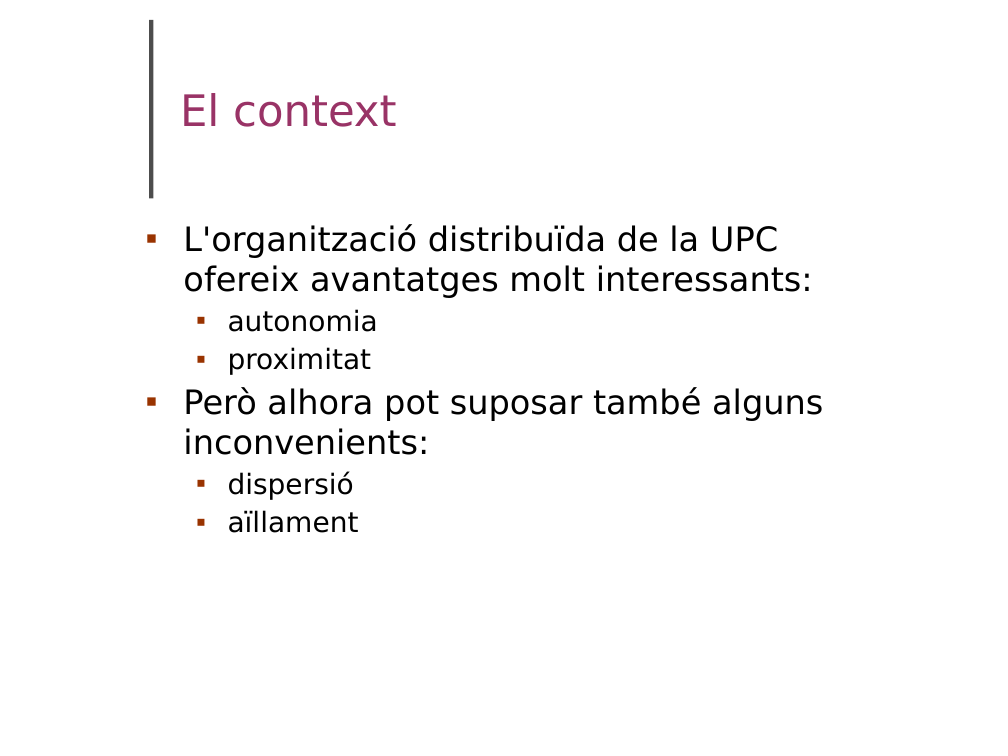
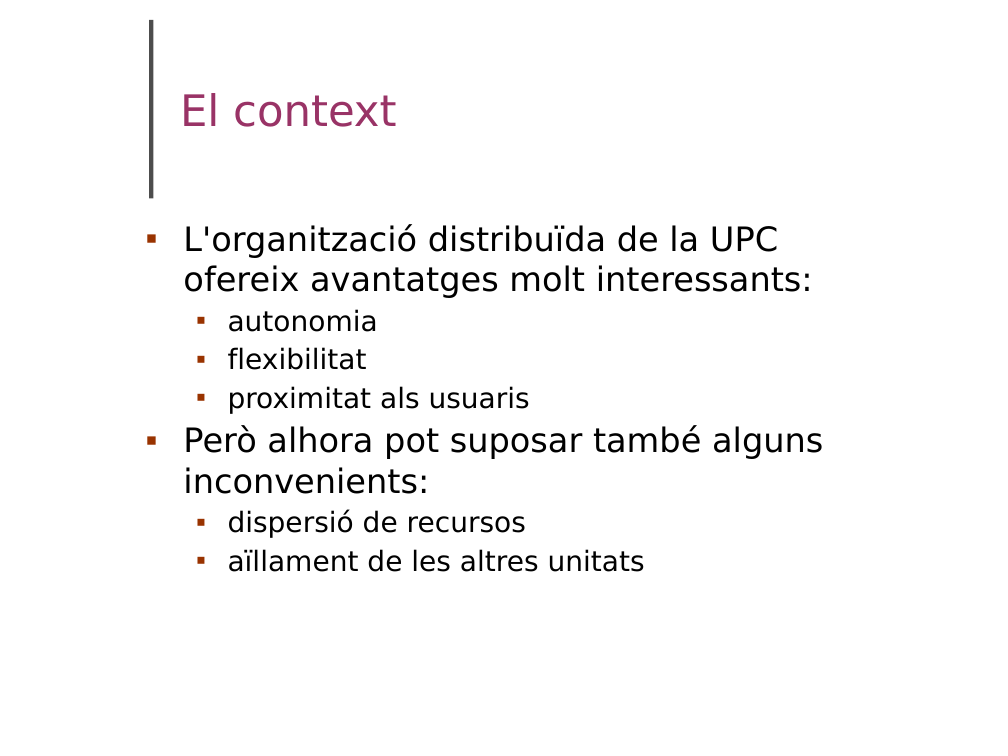
Before and after one commit to UPC/smeagol-perl, a slide deck: slide 3 of doc/presentacions/jpl2009/smeagol-jpl2009.odp. Drawn at 1008x756 pixels with LibreOffice and Linux fonts; fonts in the diff are those of the drawing; background and template pictures are left out. Boxes give left, top, right and bottom in pixels: in the first picture for what was removed or moved away, otherwise in the second. Text is boxed around its words. In the diff, an @@ line names an element or a change of style, - is before the commit and + after.

Commit message:
Afegits alguns petits canvis al context del projecte.

```diff
--- a/doc/presentacions/jpl2009/smeagol-jpl2009.odp
+++ b/doc/presentacions/jpl2009/smeagol-jpl2009.odp
@@ text at (x1=228, y1=347, x2=530, y2=414): text changed @@
-  ▪ proximitat
+  ▪ flexibilitat
+  ▪ proximitat als usuaris
@@ text at (x1=228, y1=510, x2=645, y2=572): text changed @@
-  ▪ dispersió
-  ▪ aïllament
+  ▪ dispersió de recursos
+  ▪ aïllament de les altres unitats
```
Also in this commit, not shown: 1 other file.
